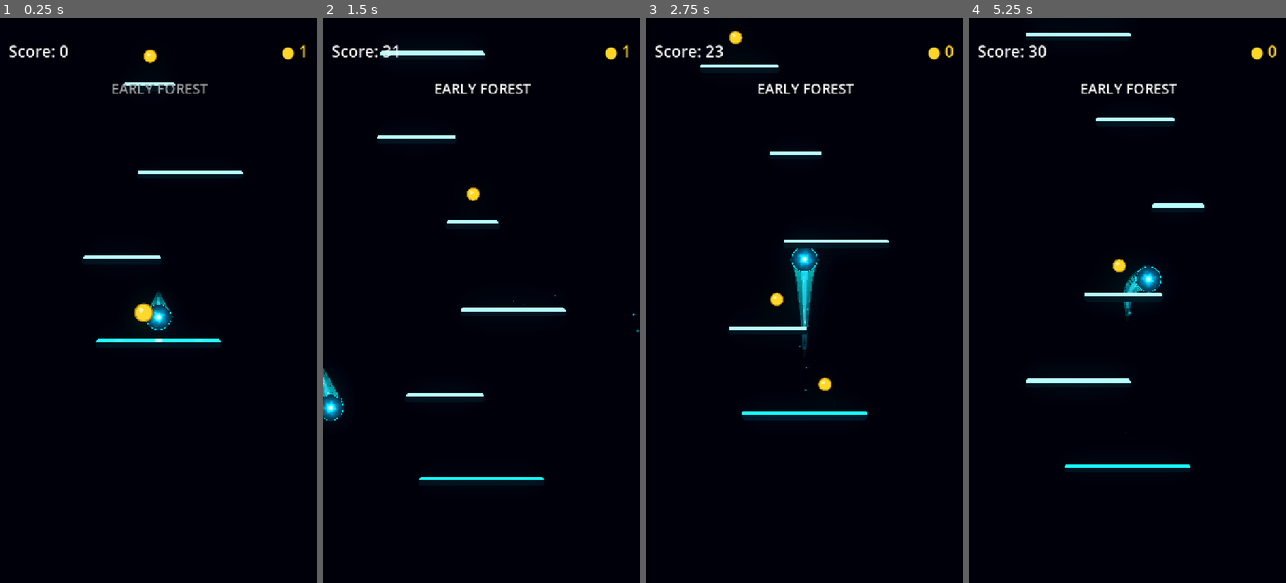
Above: before the commit, frames 1-4 (left to right).
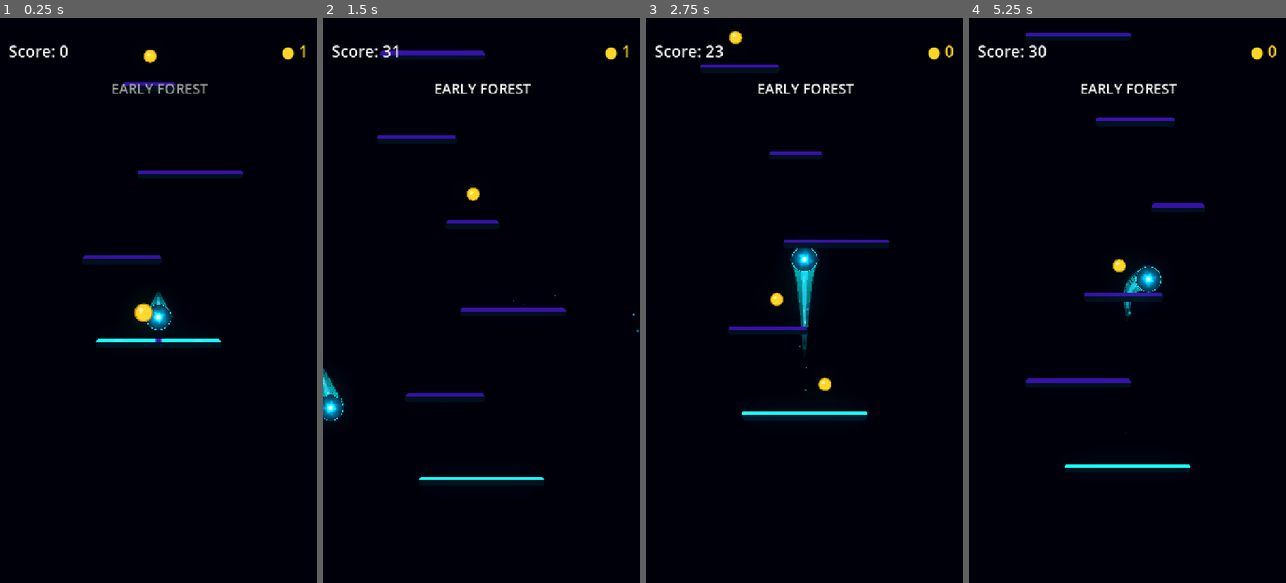
Above: after the commit, the same moments.

Repository: Kryodo/TowerJump
Game: Godot game, scene res://scenes/main.tscn
The game is run twice, just before and just after one commit, with the same random seed, the same clock (stepped at 60 frames per second) and the same inputs.
Inputs (mouse positions are in pixels of both pictures, inside the frame that each line leads up to):
- Up to frame 1 (0.25 s): no input
- Up to frame 2 (1.5 s): move the mouse to (551, 272) at 0.52 s; hold Right (ui_right) 0.53-1.25 s; click (551, 272) at 0.67 s; drag from (418, 328) to (471, 193) at 1.27 s
- Up to frame 3 (2.75 s): click "Nochmal spielen" at 2 s
- Up to frame 4 (5.25 s): move the mouse to (1159, 176) at 2.77 s; hold Left (ui_left) 2.78-3.5 s; drag from (1111, 413) to (1032, 215) at 3.52 s; click "Nochmal spielen" at 4.25 s; move the mouse to (1222, 385) at 5.02 s; hold Right (ui_right) from 5.03 s (still down)

The runs differ from the first frame. In frame 1, 0.5% of the frame differs, in the area x 26-77%, y 11-58%; in frame 2, 0.9%; in frame 3, 0.5%; in frame 4, 0.9%, in the area x 18-75%, y 2-65%.

Commit message:
Test deeper neutral contrast for platform edge feedback

Diff:
--- a/scenes/platform_edge_feedback.gdshader
+++ b/scenes/platform_edge_feedback.gdshader
@@ -19,9 +19,11 @@
 	float charge = clamp(approach_charge, 0.0, 1.0);
 	float active = clamp(activated, 0.0, 1.0);
 
-	// The platform stays visibly neon even when idle. The neutral state is
-	// intentionally pale so the HDR cyan activation reads immediately.
-	vec3 neutral_color = vec3(0.72, 1.35, 1.55);
+	// Deep indigo keeps the platform visibly "alive" while creating
+	// enough hue/luminance separation from the HDR cyan charge to remain
+	// readable peripherally once glow/bloom is applied.
+	vec3 neutral_color = vec3(0.22, 0.08, 0.65);
+
 	vec3 active_color = vec3(0.10, 2.15, 3.20);
 	vec3 active_core = vec3(0.45, 3.15, 4.20);
 	vec3 confirm_color = vec3(1.35, 3.90, 4.60);
